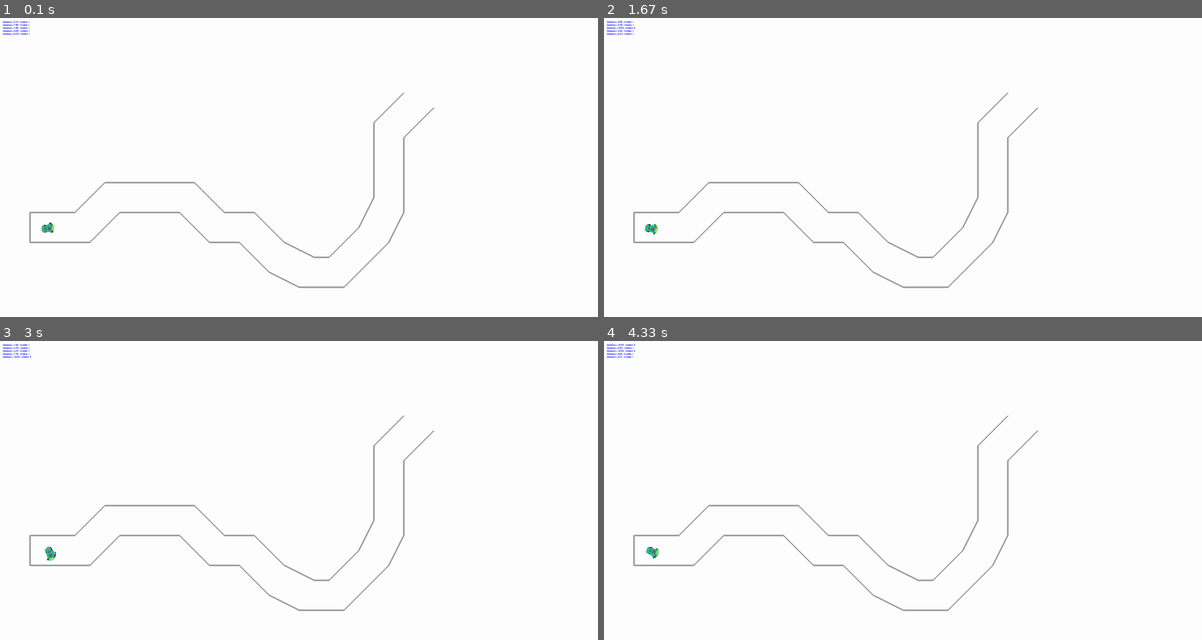
Above: before the commit, frames 1-4 (two rows, left to right).
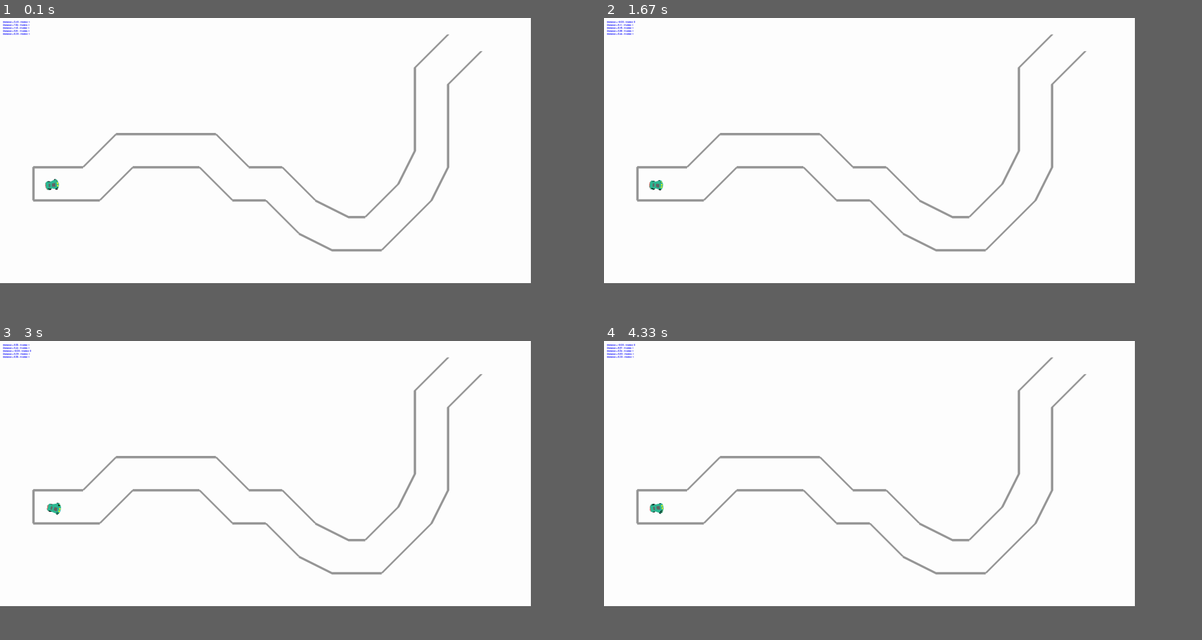
Above: after the commit, the same moments.

Repository: damhoe/intelligent-cars
Game: pygame game, started from pygame_sim.py
Two runs of this game, one before a commit and one after it. Both use one fixed random seed, a clock stepped at 60 frames per second and the inputs below.
Inputs:
- Up to frame 1 (0.1 s): no input
- Up to frame 2 (1.67 s): hold Up 0.33-0.8 s; hold Up 0.83-1.2 s; hold Up 1.23-1.53 s; hold Up from 1.57 s (still down)
- Up to frame 3 (3 s): release Up at 1.93 s; hold Up 1.97-2.27 s; hold Up 2.3-2.67 s; hold Up from 2.7 s (still down)
- Up to frame 4 (4.33 s): release Up at 3 s; hold Up 3.03-3.4 s; hold Up 3.43-3.73 s; hold Up 3.77-4.13 s; hold Up from 4.17 s (still down)
In our replay, the window is 900x450 before the commit and 799x399 after it. These sizes can differ from the game's own. Grey fills any space a smaller window leaves; there, only what the larger window draws over its background counts as a difference.

The runs differ from the first frame. In frame 1, 2.9% of the frame differs, in the area x 2-81%, y 0-91%; in frame 2, 2.9%; in frame 3, 2.9%; in frame 4, 2.9%.

Commit message:
--goes with last commit

Diff:
--- a/car.py
+++ b/car.py
@@ -240,9 +240,7 @@
         self.original_image.fill(BLUE) # transparent
 
         # check crashed
-        for s in self.sensors:
-            if s.obs_distance <= s.d_min:
-                self.crashed = True
+
 
         #-------------------------------------------------------------------------------------------
         # blit the wheels
@@ -296,23 +294,18 @@
         self.rect.center = cart2pg(array([self.x, self.y]) * 1000 * self.scale, self.world_h)
 
         #-------------------------------------------------------------------------------------------
-        # take actions based on policy and status
-        # TODO: replace with neural network
-        # NOW: do completely random stuff
-        if not self.crashed:
-            self.action()
-
-    def action(self):
+
+    def action(self, dt):
         data = []
         for s in self.sensors:
-            data.append(s.obs_distance)
+            data.append(1.0 / s.obs_distance)
             data.append(int(s.obs_is_visible))
 
         data = array(data)
 
         if self.NN is not None:
             steering, a = self.NN.predict(data)
-            self.steer(steering)
+            self.steer(steering, dt)
             self.accelerate(a)
 
         # do sth.
@@ -331,10 +324,17 @@
             self.v += dt * self.a
             self.v = max(self.v, 0.)
 
+            self.action(dt)
+
         self.invalidate()
 
-    def steer(self, delta):
-        self.steering = delta
+    def steer(self, delta, dt):
+        vsteering = 45 # degree / s
+        if delta > vsteering * dt:
+            delta = vsteering * dt
+        elif delta < -vsteering * dt:
+            delta = -vsteering * dt
+        self.steering += delta
 
         # check max steering
         if self.steering > self.MAX_STEERING:
--- a/interaction.py
+++ b/interaction.py
@@ -35,9 +35,18 @@
     @return: sequence of sensors with updated states
     """
 
+    obs_list = []
+    # reshape obstacle if line obstacle is given
+    for obs in obstacles:
+        if obs.shape == (2, 2): # start and endpoint given
+            obs_list.append(obs)
+        elif obs.shape[1] == 2 and obs.shape[0] > 2: # line points given
+            for idx, point in enumerate(obs[1:]):
+                obs_list.append(array([obs[idx], point]))
+
     for sensor in sensors:
         d_list = []
-        for obs in obstacles:
+        for obs in obs_list:
 
             #print(car_position, car_rotation, sensor.x, sensor.y)
             #print(obs)
@@ -190,4 +199,78 @@
 
     return sensors
 
+def check_crash(car, obstacles): # obstacles in cart coordinates
+    """ Check if crash happened.
+
+    Set car.crashed = True if crash happened.
+    """
+
+    obs_list = []
+    # reshape obstacle if line obstacle is given
+    for obs in obstacles:
+        if obs.shape == (2, 2): # start and endpoint given
+            obs_list.append(obs)
+        elif obs.shape[1] == 2 and obs.shape[0] > 2: # line points given
+            for idx, point in enumerate(obs[1:]):
+                obs_list.append(array([obs[idx], point]))
+
+    # iterate over obstacles
+    for obs in obs_list:
+
+        #print(car_position, car_rotation, sensor.x, sensor.y)
+        #print(obs)
+
+        w = array([[cos(car.phi), -sin(car.phi)],
+                   [sin(car.phi), cos(car.phi)]])
+
+        q1 = w @ center(car.x, car.y, obs[0]) # line segment start
+        q2 = w @ center(car.x, car.y, obs[1]) # line segment end
+
+        #-------------
+        # check crash
+        #-------------
+        w = car.w / car.scale * 0.001 # in m
+        h = car.w / car.scale * 0.001
+
+        # car corners
+        l1 = array([w/2, h/2])
+        l2 = array([-w/2, h/2])
+        l3 = array([-w/2, -h/2])
+        l4 = array([w/2, -h/2])
+
+        b1 = False
+        b2 = False
+        # check if q1 or q2 in car
+        for q in [q1, q2]:
+            x, y = q
+            if abs(x) < w / 2 and abs(y) < h/2:
+                car.crashed = True
+                return
+
+        if not b1 and not b2:
+            ls = [l1, l2, l3, l4]
+            ns = [l2 - l1, l3 - l2, l4 - l3, l1 - l4]
+
+            # define 2D cross product
+            cross = lambda x, y: y[1] * x[0] - x[1] * y[0]
+            m = q2 - q1
+
+            for l, n in zip(ls, ns):
+                # check if line segments cross
+                # find intersection by computing t, v in
+                # q1 + m t = l + n v
+
+                m_cross_n = cross(m, n)
+                if m_cross_n != 0.0:
+                    t = cross(l - q1, n) / m_cross_n
+                    v = cross(l - q1, m) / m_cross_n
+
+                    if t > 0 and t < 1 and v > 0 and v < 1:
+                        car.crashed = True
+                        return
+
+
+
+        # END for obs
+
 # END
--- a/neural_network.py
+++ b/neural_network.py
@@ -14,6 +14,11 @@
 import numpy as np
 from numpy import array
 from numpy.random import rand
+
+
+def sigmoid(x): # transformed
+    return 1. / (1. + np.exp(-x)) - 0.5
+
 
 class NN(object):
     """ Neural Network class. """
@@ -70,12 +75,12 @@
 
         for w in self.weights:
             #print(w.shape)
-            data = w @ data
+            data = sigmoid(w @ data)
 
         # check output format
         if self.n_outputs != data.size:
             raise Exception("Wrong data shape after NN prediction.")
 
-        return data
+        return 180 * data / np.pi * 90.0 # in degree * MAX_STEERING
 
     # END
--- a/pygame_sim.py
+++ b/pygame_sim.py
@@ -18,14 +18,14 @@
 
 from constants import *
 
-from interaction import update_sensors
+from graphics import Graphics
+from interaction import update_sensors, check_crash
 from car import Car, Sensor
 from world import World
 from utility import pg2cart, cart2pg
 from neural_network import NN
 
-SCALE = 0.010
-FRAMES_PER_SECOND = 30
+FRAMES_PER_SECOND = 90
 
 # Simulation class
 class CarsSim(object):
@@ -34,11 +34,17 @@
     n_cars = 10
 
     def __init__(self):
+        self.graphics = Graphics(141, 1./500) # 141 dpi, 1:400
+
         # init the screen
         pygame.init()
 
-        self.world = World(SCALE, 'simple')
-        self.screen = pygame.display.set_mode([int(self.world.w), int(self.world.h)])
+        self.world = World('simple')
+
+        w = self.graphics.convert(self.world.w)
+        h = self.graphics.convert(self.world.h)
+
+        self.screen = pygame.display.set_mode([w, h])
         pygame.display.set_caption("Simulation of AI Cars")
 
         self.screen.fill(WHITE)
@@ -46,6 +52,7 @@
         self.font = pygame.font.SysFont('lora', 11)
 
         # obstacles
+        self.world.convert_obstacles(self.graphics)
         self.draw_obstacles()
 
         pygame.display.flip()
@@ -60,12 +67,12 @@
         cars = []
 
         phis = 40 * rand(self.n_cars) - 10 # degree
-        max_v = 6
-        vs = (max_v - 1) * rand(self.n_cars) + 2 # m/s
+        self.max_v = 3
+        vs = (self.max_v - 1) * rand(self.n_cars) + 2 # m/s
 
         for phi, v in zip(phis, vs):
-            car = Car(SCALE, self.world.h, xstart, ystart, phi, max_v)
-            network = NN(10, 2, (7, 5, 3), 0.4, 0.5, 1.1)
+            car = Car(self.graphics.get_scale() * 0.1, self.graphics.convert(self.world.h), xstart, ystart, phi, self.max_v)
+            network = NN(10, 2, (7, 5, 3), 0.4, 0.5, 1.5)
             car.set_NN(network)
             cars.append(car)
 
@@ -83,14 +90,11 @@
 
         for obs in self.world.scaled_obstacles:
             # convert coordinates
-            coords = obs.copy()
-            coords[0] = cart2pg(obs[0], self.world.h)
-            coords[1] = cart2pg(obs[1], self.world.h)
-            pygame.draw.lines(self.screen, GREY, False, coords, 5)
+            pygame.draw.lines(self.screen, GREY, False, obs, 8)
 
         return
 
-    def get_sensor_data(self, car):
+    def update_sensor_data(self, car):
         """ Calculate the sensor data.
 
         The distance from every sensor to every line is calculated.
@@ -98,6 +102,7 @@
 
         """
         sensors = update_sensors(car.sensors, self.world.obstacles, car.phi, array([car.x, car.y]))
+        check_crash(car, self.world.obstacles)
 
         self.sensor_texts = []
 
@@ -106,7 +111,7 @@
                 self.font.render('Distance = %.2f - Visible: %d' \
                     % (s.obs_distance, int(s.obs_is_visible)), True, BLUE))
 
-        return ""
+        return
 
     def handle_events(self):
         """
@@ -189,7 +194,7 @@
         vs = (max_v - 1) * rand(self.n_cars) + 2 # m/s
 
         for phi, v in zip(phis, vs):
-            car = Car(SCALE, self.world.h, xstart, ystart, phi, max_v)
+            car = Car(self.graphics.get_scale() * 0.1, self.graphics.convert(self.world.h), xstart, ystart, phi, self.max_v)
             network = nn1.get_child(nn1)
             car.set_NN(network)
             cars.append(car)
@@ -205,12 +210,14 @@
 
         for car in self.cars.sprites():
             #car.move(dt)
-            self.get_sensor_data(car)
+            self.update_sensor_data(car)
 
 
         # iterate while running
         while self.running:
 
+            dt = clock.tick() / 1000.
+
             self.check_new_generation()
 
             self.screen.fill(WHITE)
@@ -218,7 +225,7 @@
 
             for car in self.cars.sprites():
                 car.move(dt)
-                self.get_sensor_data(car)
+                self.update_sensor_data(car)
                 pass
 
             # handle events
@@ -247,8 +254,6 @@
 
             pygame.display.update()
 
-            clock.tick(FRAMES_PER_SECOND)
-
         pygame.quit()
         print("The simulation has finished.\n")
 
--- a/world.py
+++ b/world.py
@@ -26,9 +26,14 @@
 """
 
 from numpy import asarray as arr
+from numpy import array
+import pygame
 
-WIDTH = 200 # m
-HEIGHT = 100 # m
+from graphics import Graphics
+from utility import cart2pg
+
+WIDTH = 160 # m
+HEIGHT = 80 # m
 
 # road
 super_simple_obstacles = arr([
@@ -47,17 +52,64 @@
     [[135, 60], [145, 70]], [[125, 65], [135, 75]],
 ])
 
+simple_border = array([[
+    [145, 70],
+    [135, 60],
+    [135, 35],
+    [130, 25],
+    [115, 10],
+    [100, 10],
+    [90, 15],
+    [80, 25],
+    [70, 25],
+    [60, 35],
+    [40, 35],
+    [30, 25],
+    [10, 25],
+    [10, 35], # start
+    [25, 35],
+    [35, 45],
+    [65, 45],
+    [75, 35],
+    [85, 35],
+    [95, 25],
+    [105, 20],
+    [110, 20],
+    [120, 30],
+    [125, 40],
+    [125, 65],
+    [135, 75],
+]])
+
 class World(object):
     """ World class."""
 
-    def __init__(self, scale, key):
-        self.scale = scale
+    def __init__(self, key):
 
-        self.w = scale * 1000 * WIDTH # scale converts mm
-        self.h = scale * 1000 * HEIGHT
+        self.w = WIDTH
+        self.h = HEIGHT
 
         if (key == 'simple'):
-            self.obstacles = super_simple_obstacles
-            self.scaled_obstacles = scale * 1000 * super_simple_obstacles
+            self.obstacles = simple_border #super_simple_obstacles
 
+        self.scaled_obstacles = None
         return
+
+    def convert_obstacles(self, graphics):
+        """Draw obstacles to surface."""
+
+        scaled_obstacles = []
+        for obs in self.obstacles:
+
+            # convert coordinates
+            obs_converted = []
+            for coords in obs:
+                coords = cart2pg(coords, self.h)
+
+                # convert to pixels
+                coords = graphics.convert(coords)
+                obs_converted.append(coords)
+            scaled_obstacles.append(obs_converted)
+
+        self.scaled_obstacles = arr(scaled_obstacles)
+        return
